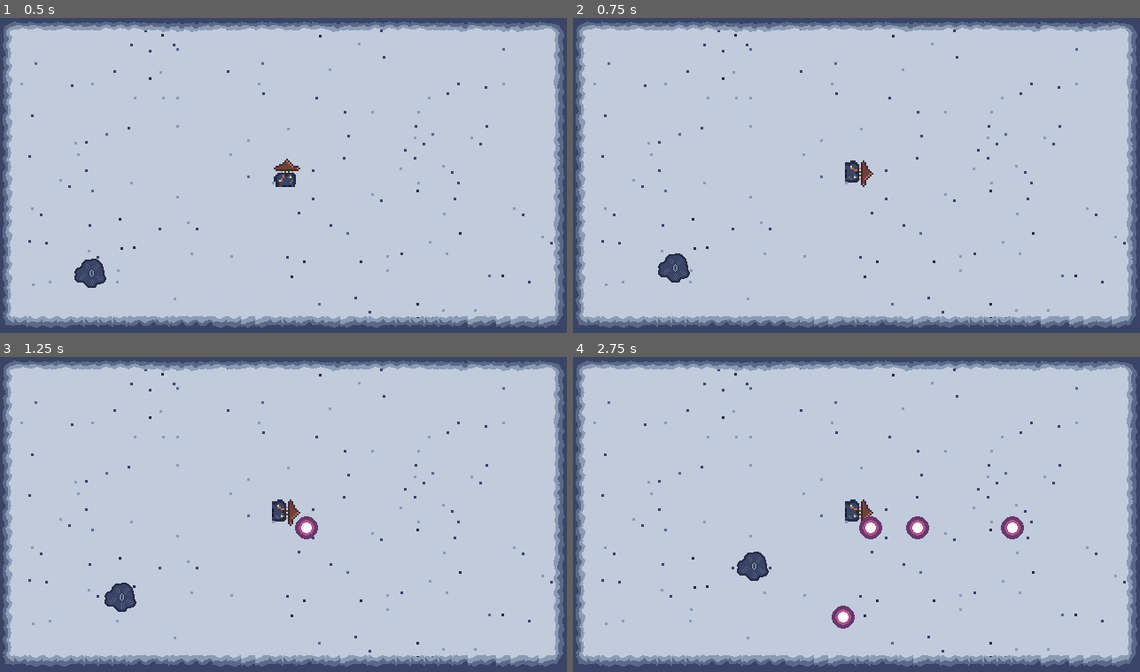
Above: before the commit, frames 1-4 (two rows, left to right).
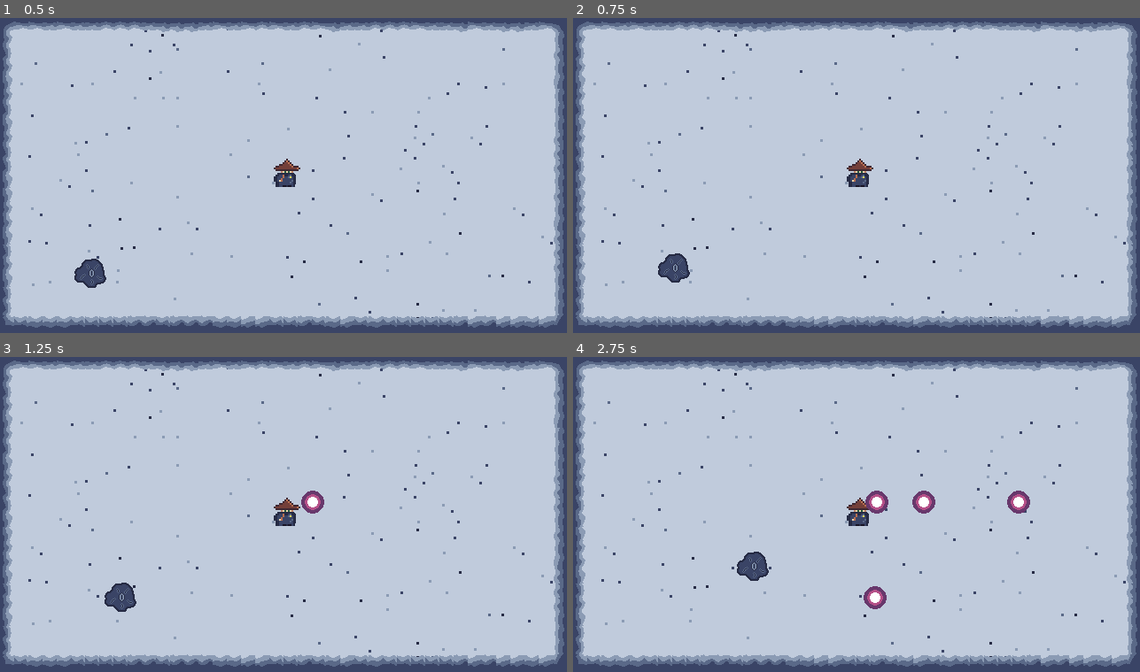
Above: after the commit, the same moments.

Repository: sthoni/winter_melonJam2023
Game: Godot game, scene res://level.tscn
Two runs of this game, one before a commit and one after it. Both use one fixed random seed, a clock stepped at 60 frames per second and the inputs below.
Inputs:
- Up to frame 1 (0.5 s): no input
- Up to frame 2 (0.75 s): hold Right (shoot_right) from 0.53 s (still down)
- Up to frame 3 (1.25 s): keep holding Right (shoot_right)
- Up to frame 4 (2.75 s): release Right (shoot_right) at 1.28 s; hold Down (shoot_down) 1.28-2.03 s; hold Right (shoot_right) from 2.03 s (still down)

Frame 1 is identical in both runs. In frame 2, 0.3% of the frame differs, in the area x 47-53%, y 44-54%; in frame 3, 0.8%; in frame 4, 2.1%, in the area x 45-81%, y 42-87%.

Commit message:
Sprite dreht sich jetzt einigermaßen sinnvoll.

Diff:
--- a/Character.gd
+++ b/Character.gd
@@ -28,10 +28,18 @@
 func get_input():
 	enchanted = Input.is_action_pressed("ui_enchant")
 	var input_direction := Input.get_vector("ui_left", "ui_right", "ui_up", "ui_down")
+	if input_direction.x < 0:
+		%Sprite2D.frame = 1
+	elif input_direction.x > 0:
+		%Sprite2D.frame = 0
 	velocity = input_direction * speed
 	if Input.is_action_pressed("shoot_left") or Input.is_action_pressed("shoot_right") or Input.is_action_pressed("shoot_up") or Input.is_action_pressed("shoot_down"):
 		var shoot_direction := Input.get_vector("shoot_left", "shoot_right", "shoot_up","shoot_down")
-		rotation = shoot_direction.angle() + PI/2
+		if shoot_direction.x < 0:
+			%Sprite2D.frame = 1
+		elif shoot_direction.x > 0:
+			%Sprite2D.frame = 0
+		%Wand.rotation = shoot_direction.angle() + PI/2
 		shoot()
 
 func _physics_process(delta):
--- a/character.tscn
+++ b/character.tscn
@@ -12,9 +12,11 @@
 [sub_resource type="CircleShape2D" id="CircleShape2D_s34f0"]
 
 [node name="Character" type="CharacterBody2D" groups=["player"]]
+collision_layer = 2
 script = ExtResource("1_d6u6j")
 
 [node name="Wand" type="Marker2D" parent="."]
+unique_name_in_owner = true
 position = Vector2(18, -11)
 gizmo_extents = 37.0
 script = ExtResource("2_t0h4w")
@@ -23,6 +25,7 @@
 stream = ExtResource("3_dw23w")
 
 [node name="Area2D" type="Area2D" parent="."]
+collision_layer = 2
 collision_mask = 5
 
 [node name="CollisionShape2D" type="CollisionShape2D" parent="Area2D"]
@@ -35,6 +38,7 @@
 shape = SubResource("CircleShape2D_s34f0")
 
 [node name="Sprite2D" type="Sprite2D" parent="."]
+unique_name_in_owner = true
 texture = ExtResource("3_e6ta1")
 hframes = 2
 
--- a/charms/charm.tscn
+++ b/charms/charm.tscn
@@ -8,6 +8,7 @@
 radius = 6.9333
 
 [node name="Charm" type="Area2D"]
+collision_layer = 0
 collision_mask = 5
 script = ExtResource("1_jscli")
 metadata/speed = 0
